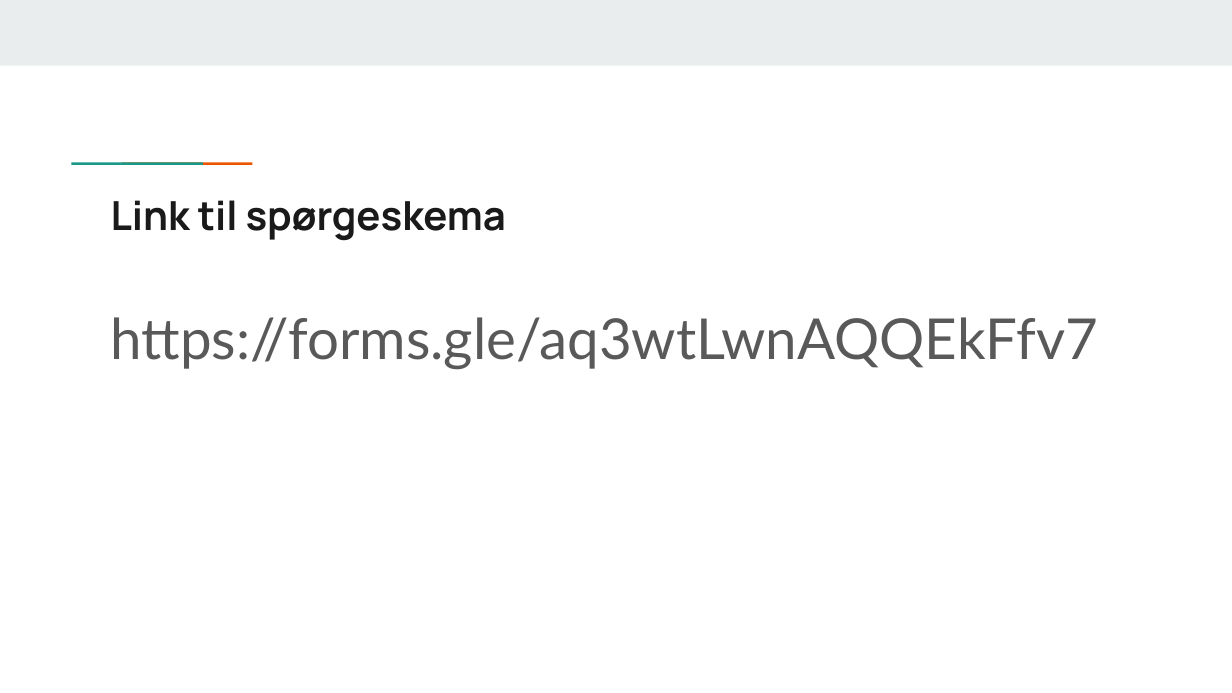
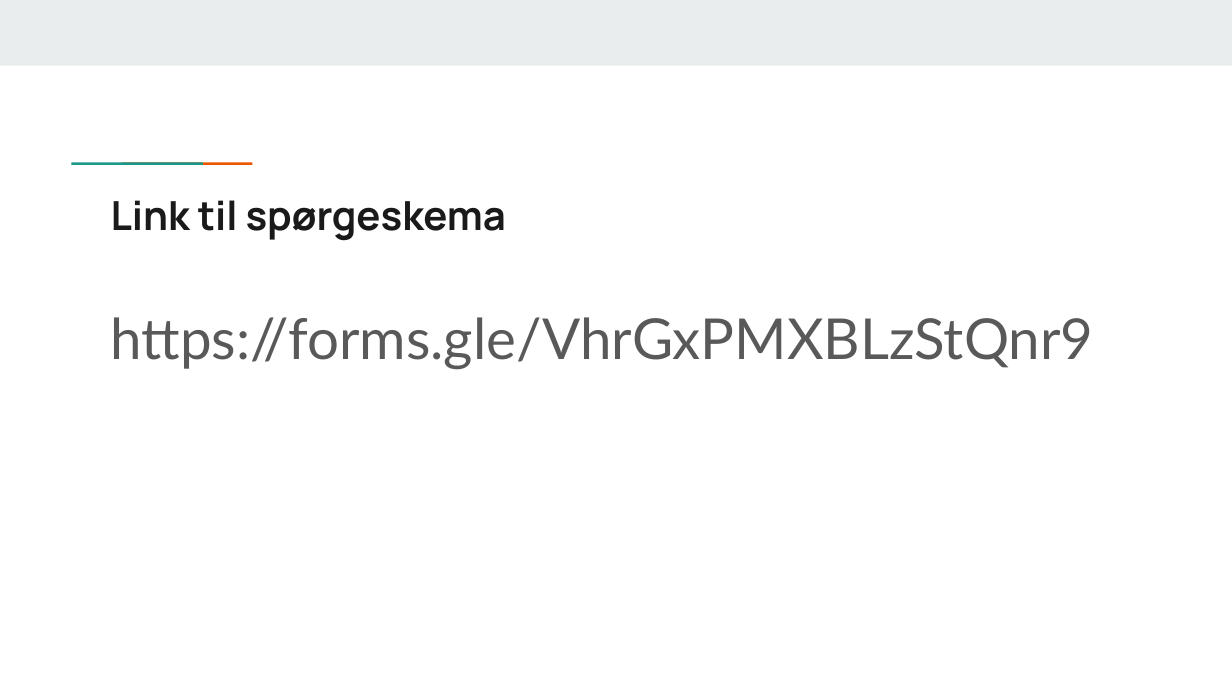
Before and after one commit to raag3003/Bachelor-Project-MN, a slide deck: slide 6 of Files/Præsentation af 1. spiltest.pptx. Drawn at 1232x693 pixels with LibreOffice and Linux fonts; fonts in the diff are those of the drawing. Boxes give left, top, right and bottom in pixels: in the first picture for what was removed or moved away, otherwise in the second. Text is boxed around its words. In the diff, an @@ line names an element or a change of style, - is before the commit and + after.

```diff
--- a/Files/Præsentation af 1. spiltest.pptx
+++ b/Files/Præsentation af 1. spiltest.pptx
@@ text at [111, 317, 1094, 369]: text changed @@
-https://forms.gle/aq3wtLwnAQQEkFfv7
+https://forms.gle/VhrGxPMXBLzStQnr9
```
Also in this commit, not shown: 1 other file.
